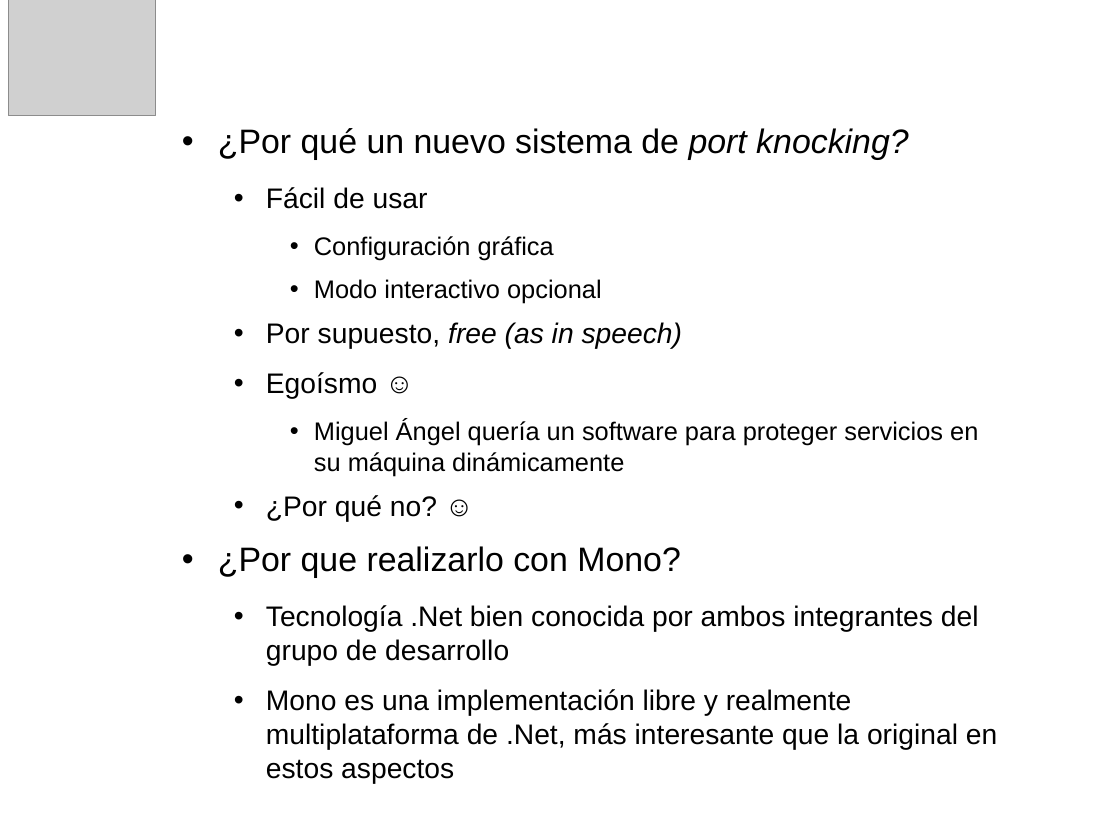
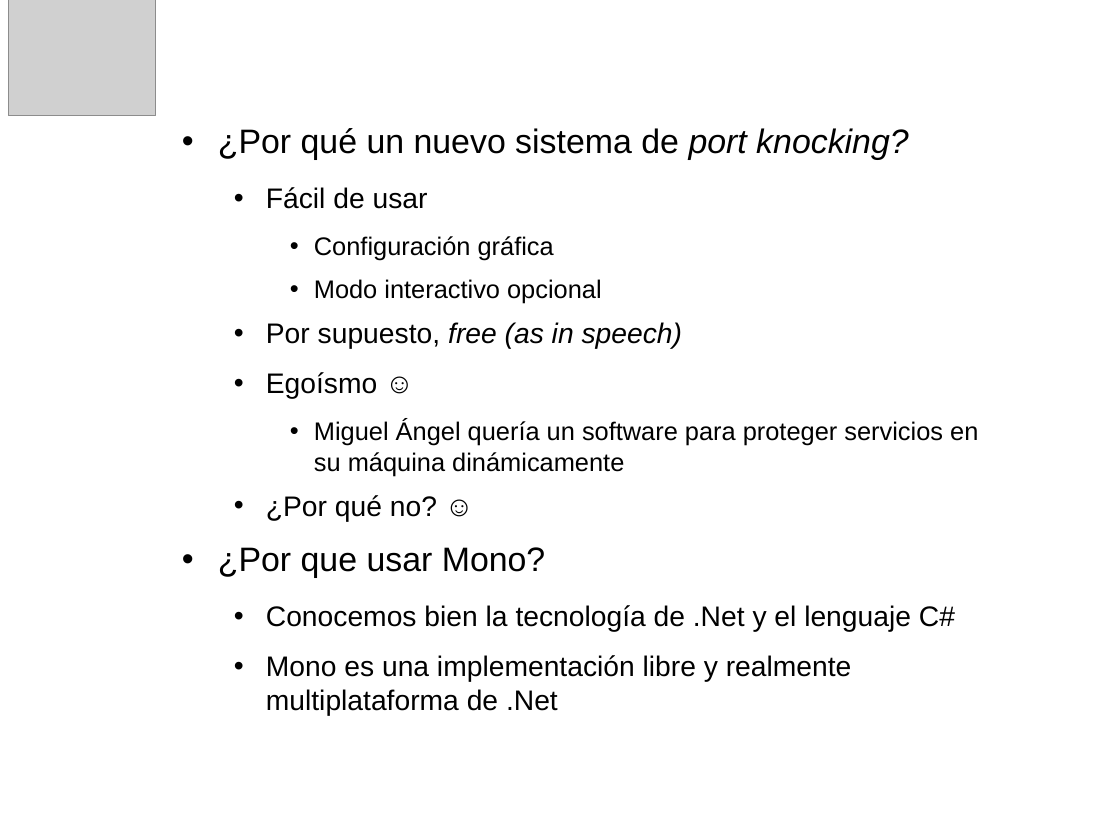
Before and after one commit to mangelp/sharpknocking, a slide deck: slide 4 of Doc/sharpknocking.odp. Drawn at 1120x840 pixels with LibreOffice and Linux fonts; fonts in the diff are those of the drawing; grey boxes stand for pictures; background and template pictures are left out. Boxes give left, top, right and bottom in pixels: in the first picture for what was removed or moved away, otherwise in the second. Text is boxed around its words. In the diff, an @@ line names an element or a change of style, - is before the commit and + after.

```diff
--- a/Doc/sharpknocking.odp
+++ b/Doc/sharpknocking.odp
@@ text at [218, 547, 955, 716]: text changed @@
-• ¿Por que realizarlo con Mono?
-  • Tecnología .Net bien conocida por ambos integrantes del grupo de desarrollo
-  • Mono es una implementación libre y realmente multiplataforma de .Net, más interesante que la original en estos aspectos
+• ¿Por que usar Mono?
+  • Conocemos bien la tecnología de .Net y el lenguaje C#
+  • Mono es una implementación libre y realmente multiplataforma de .Net
```
Also in this commit, not shown: 1 other slide changed, 5 slides added, 3 slides removed.
